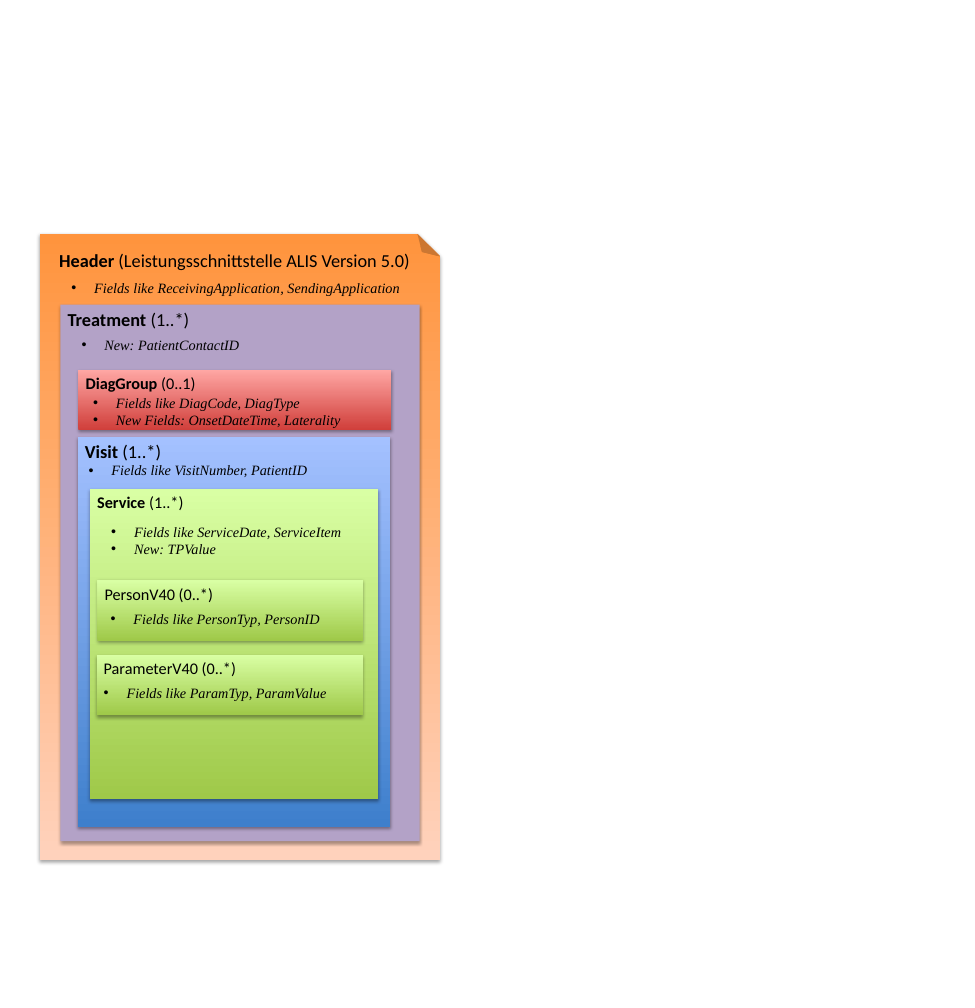
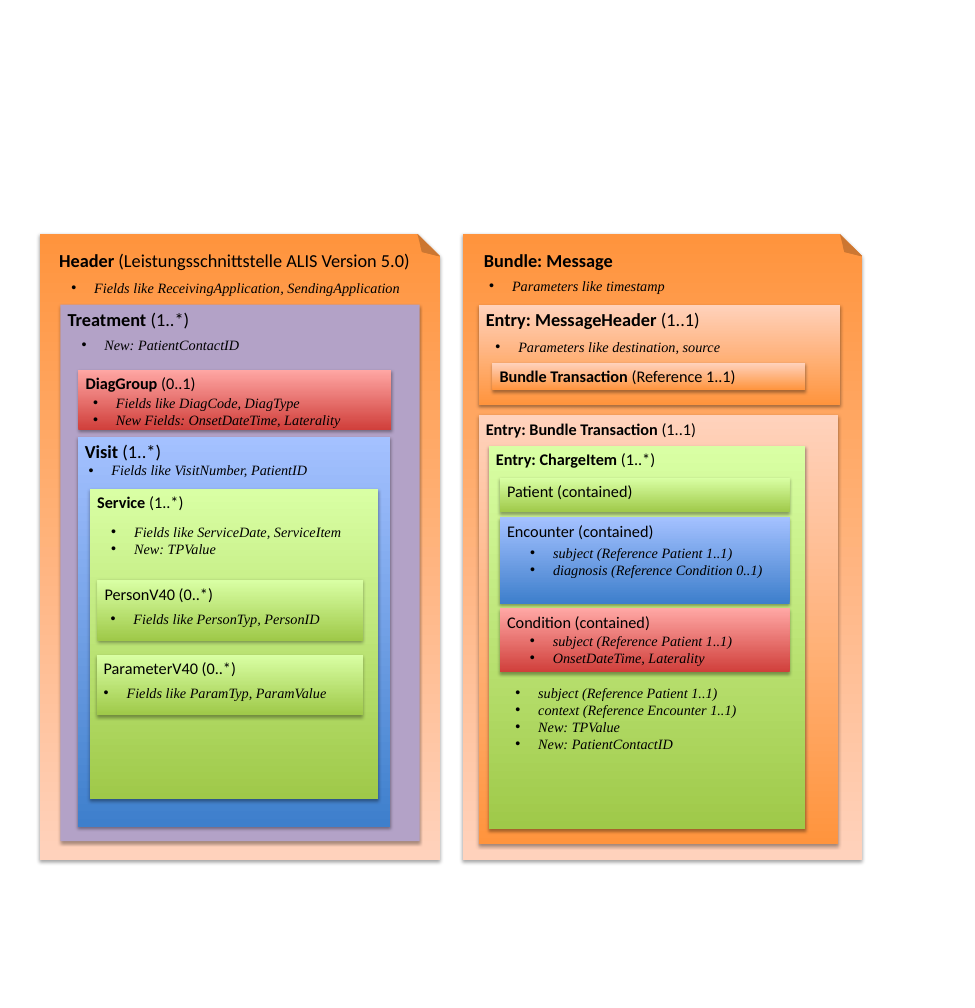
Before and after one commit to ahdis/ch-alis, a slide deck: slide 3 of prents_ch-alis.pptx. Drawn at 975x1008 pixels with LibreOffice and Linux fonts; fonts in the diff are those of the drawing. Boxes give left, top, right and bottom in pixels: in the first picture for what was removed or moved away, otherwise in the second. Text is boxed around its words. In the diff, an @@ line names an element or a change of style, - is before the commit and + after.

```diff
--- a/prents_ch-alis.pptx
+++ b/prents_ch-alis.pptx
@@ folded corner added at (x1=463, y1=234, x2=863, y2=860), fill gradient #FF953E to #FFD2BD @@
@@ text added at (x1=484, y1=254, x2=612, y2=270), 18 pt, text #000000, bold @@
+Bundle: Message
@@ text added at (x1=512, y1=281, x2=664, y2=294), 14 pt, text #000000, italic @@
+• Parameters like timestamp
@@ rectangle added at (x1=479, y1=304, x2=840, y2=404), fill gradient #FF953E to #FFD2BD, 18 pt, text #000000, bold @@
+Entry: MessageHeader (1..1)
@@ text added at (x1=518, y1=342, x2=720, y2=354), 14 pt, text #000000, italic @@
+• Parameters like destination, source
@@ rectangle added at (x1=492, y1=363, x2=805, y2=390), fill gradient #FF953E to #FFD2BD, 16 pt, text #000000, bold @@
+Bundle Transaction (Reference 1..1)
@@ rectangle added at (x1=479, y1=415, x2=839, y2=845), fill gradient #FF953E to #FFD2BD, 16 pt, text #000000, bold @@
+Entry: Bundle Transaction (1..1)
@@ rectangle added at (x1=489, y1=446, x2=805, y2=829), fill gradient #A0CA4A to #DAFFA5, 16 pt, text #000000, bold @@
+Entry: ChargeItem (1..*)
@@ rectangle added at (x1=500, y1=478, x2=790, y2=512), fill gradient #A0CA4A to #DAFFA5, 16 pt, text #000000 @@
+Patient (contained)
@@ rectangle added at (x1=500, y1=517, x2=790, y2=603), fill gradient #3F80CE to #A4C4FF, 16 pt, text #000000 @@
+Encounter (contained)
@@ text added at (x1=553, y1=548, x2=762, y2=578), 14 pt, text #000000, italic @@
+• subject (Reference Patient 1..1)
+• diagnosis (Reference Condition 0..1)
@@ rectangle added at (x1=500, y1=609, x2=790, y2=673), fill gradient #D1403C to #FFA6A5, 16 pt, text #000000 @@
+Condition (contained)
@@ text added at (x1=553, y1=636, x2=732, y2=666), 14 pt, text #000000, italic @@
+• subject (Reference Patient 1..1)
+• OnsetDateTime, Laterality
@@ text added at (x1=538, y1=688, x2=736, y2=749), 14 pt, text #000000, italic @@
+• subject (Reference Patient 1..1)
+• context (Reference Encounter 1..1)
+• New: TPValue
+• New: PatientContactID
```
Also in this commit, not shown: 14 other files.
